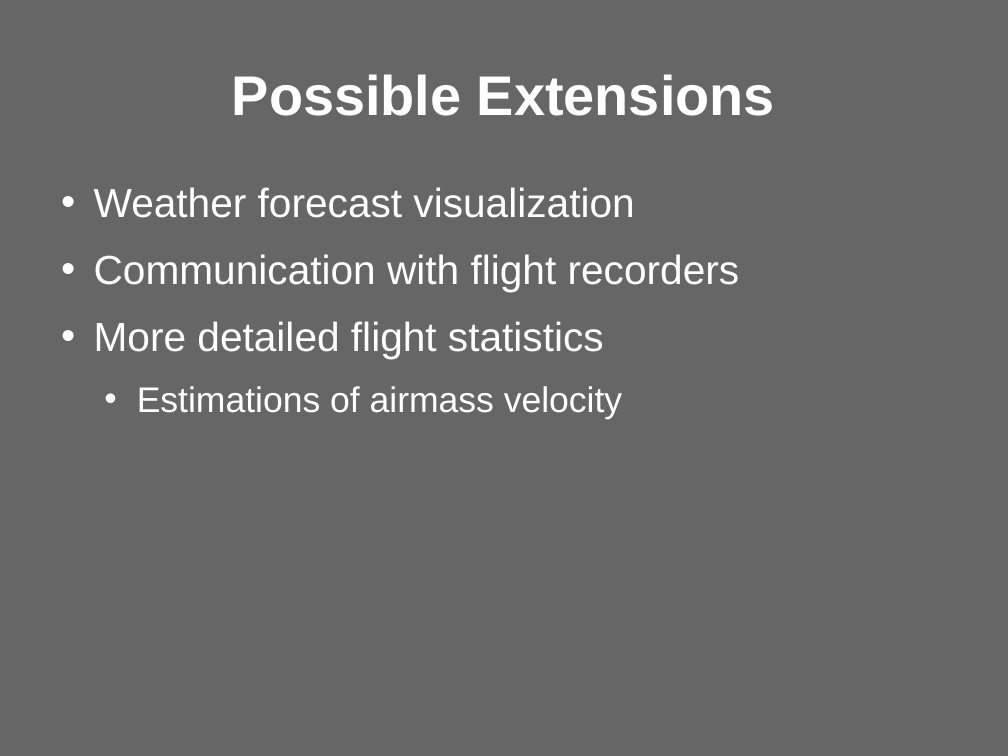
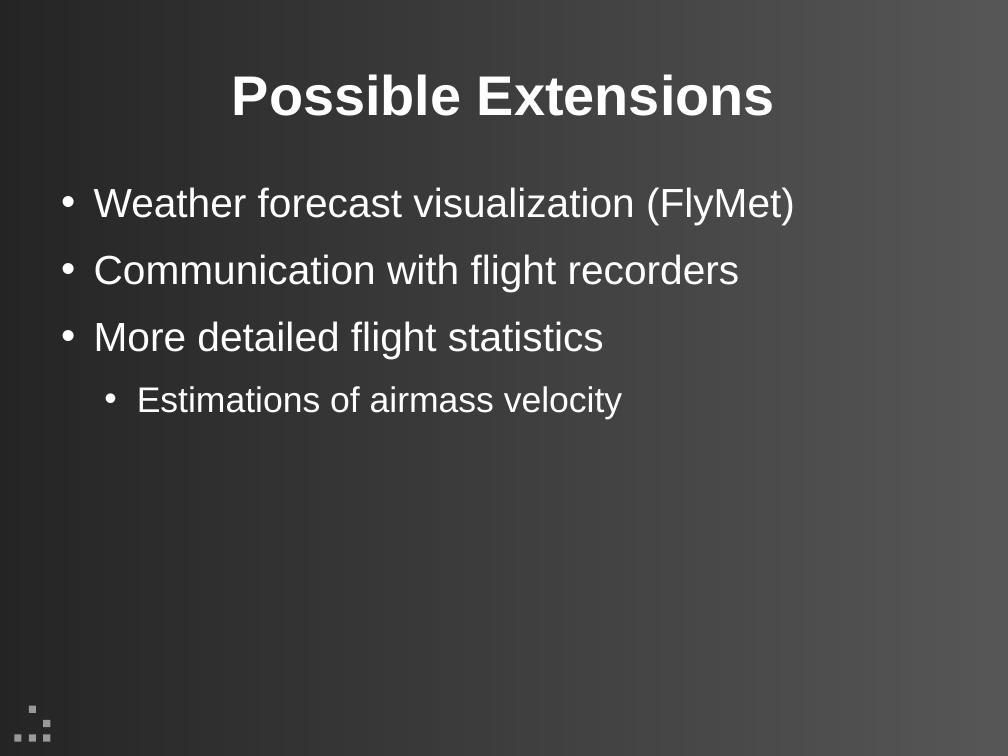
Before and after one commit to updraft/updraft, a slide deck: slide 17 of Docs/presentation.odp (slide 18 before the commit). Drawn at 1008x756 pixels with LibreOffice and Linux fonts; fonts in the diff are those of the drawing; background and template pictures are left out. Boxes give left, top, right and bottom in pixels: in the first picture for what was removed or moved away, otherwise in the second. Text is boxed around its words. In the diff, an @@ line names an element or a change of style, - is before the commit and + after.

```diff
--- a/Docs/presentation.odp
+++ b/Docs/presentation.odp
@@ background #666666 to #333333 @@
@@ rectangle added at box(0, 0, 1008, 756), fill gradient #000000 to #B3B3B3 @@
@@ text at box(94, 187, 795, 225): text changed @@
-• Weather forecast visualization
+• Weather forecast visualization (FlyMet)
@@ group added at box(15, 706, 50, 742): 5 rectangles @@
```
Also in this commit, not shown: 17 other slides changed, 3 slides added, 2 slides removed.
